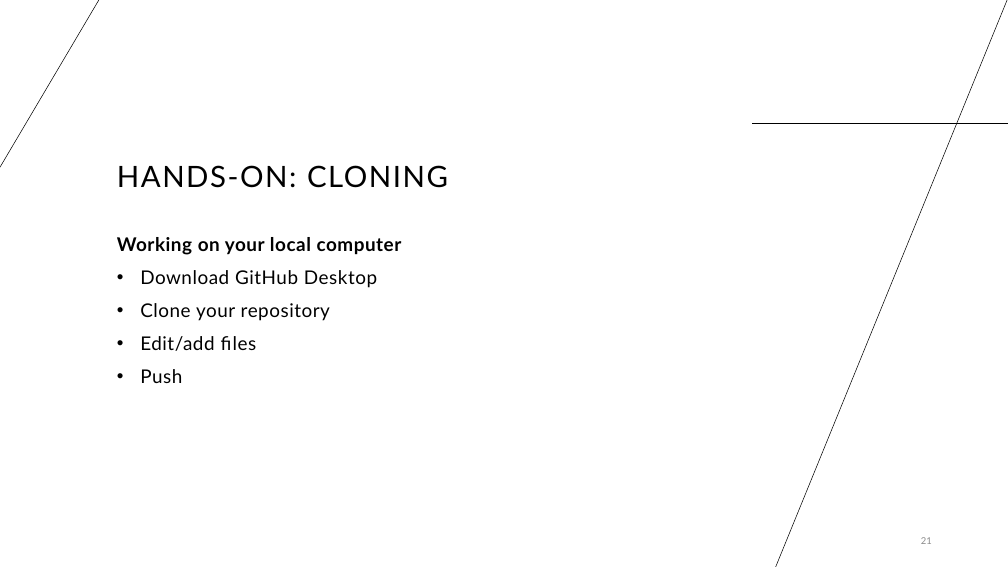
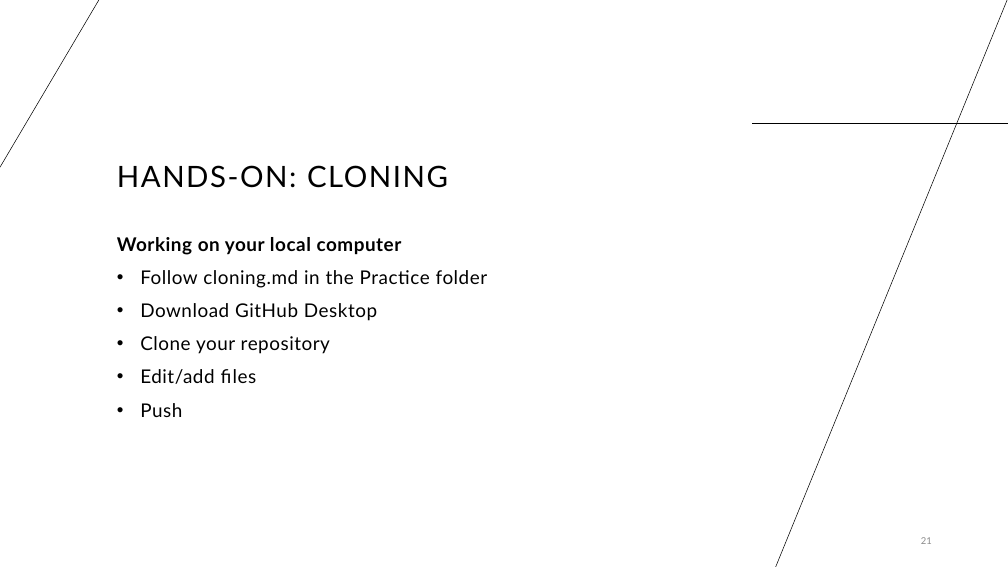
Before and after one commit to cassandra-hui/GitHub-Workshop, a slide deck: slide 21 of Day_1.pptx. Drawn at 1008x567 pixels with LibreOffice and Linux fonts; fonts in the diff are those of the drawing. Boxes give left, top, right and bottom in pixels: in the first picture for what was removed or moved away, otherwise in the second. Text is boxed around its words. In the diff, an @@ line names an element or a change of style, - is before the commit and + after.

Commit message:
Updating Slides

```diff
--- a/Day_1.pptx
+++ b/Day_1.pptx
@@ text at (140, 270, 488, 288): paragraph added @@
+  • Follow cloning.md in the Practice folder
```
Also in this commit, not shown: 1 other slide changed, 1 slide added, 1 other file.
